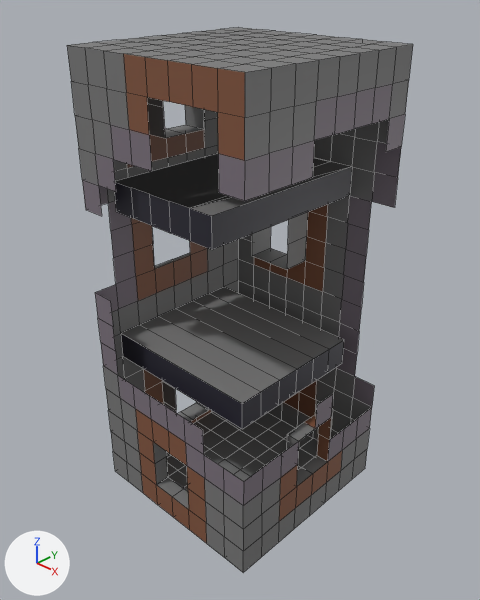
An edit to the Blender file 3D assets/BUILDDAMAGE/buildd2.blend, drawn before and after from the same camera.
Camera for both pictures: a 50 mm lens placed at (12.61, -13.08, 9.19), pointed at (0.31, -0.35, -0.06). The lights are fixed; the arrows at lower left show +X, +Y and +Z. The older version comes first. Mesh edges are drawn as thin lines.
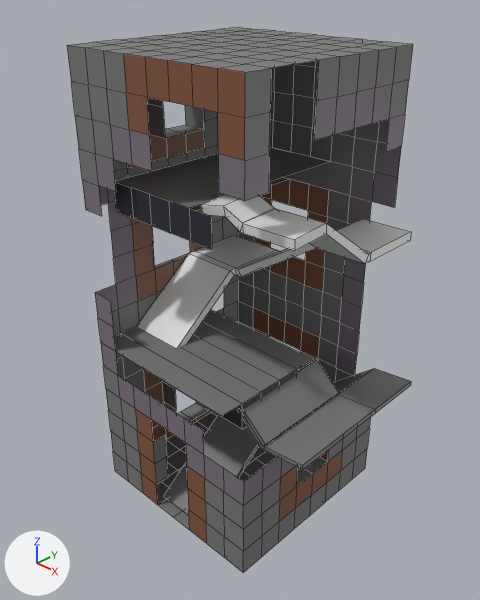
Location of each change, [x1, y1, x2, y2] in pixels of the pictures (480 x 600 px):
'Cube.002', added: after [137, 195, 411, 349]
'Cube.001', added: after [164, 359, 411, 514]
part 1 of me_cube, cut back: before [135, 60, 352, 530]; after [100, 310, 313, 416]

The edits, one by one:
me_cube is used by ob_cube; location (0.0, 0.0, 0.0); scale (3.13, 3.13, 7.08).
me_cube had 594 vertices, 539 faces and spanned x -1.0..1.0, y -1.0..1.0, z -1.0..1.0.
me_cube now has 566 vertices, 494 faces and spans x -1.0..1.0, y -1.0..1.0, z -1.0..1.0.
Part 1, on me_cube:
31 vertices are removed from x -0.5..1.0, y -1.0..0.82, z -0.88..0.88.
47 faces are deleted.
3 vertices are added at (-1.0, 0.25, -0.25), (0.74, -1.0, -0.25), (-1.0, -1.0, -0.25).
2 new faces join them, mat_material (grey #797979).
Mesh me_cube_002 is new.
It has 52 vertices, 50 faces and spans x -1.0..6.0, y -4.2..1.0, z -14.6..28.0.
Mesh me_cube_001 is new.
It has 44 vertices, 42 faces and spans x -0.32..1.43, y -0.87..0.97, z -1.02..-0.27.
It uses material mat_material (grey #797979).
Object 'Cube.002' (ob_cube_002) is new; it shows me_cube_002.
Its location is (-2.11, 1.93, 0.0).
Its scale is (1.0, 1.0, 0.135).
Object 'Cube.001' (ob_cube_001) is new; it shows me_cube_001.
Its location is (0.0, 0.0, 0.0).
Its scale is (3.13, 3.13, 7.08).
